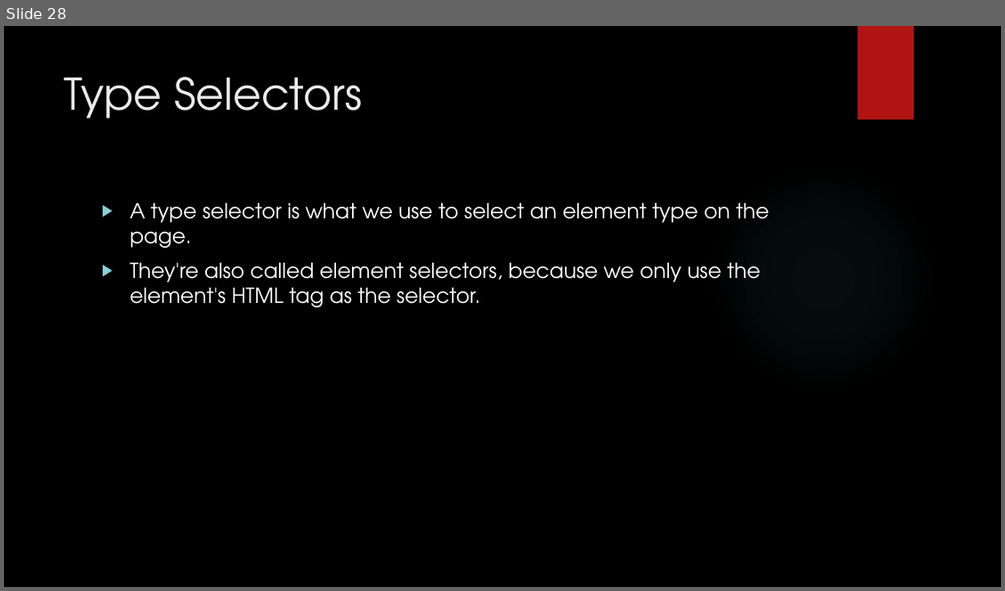
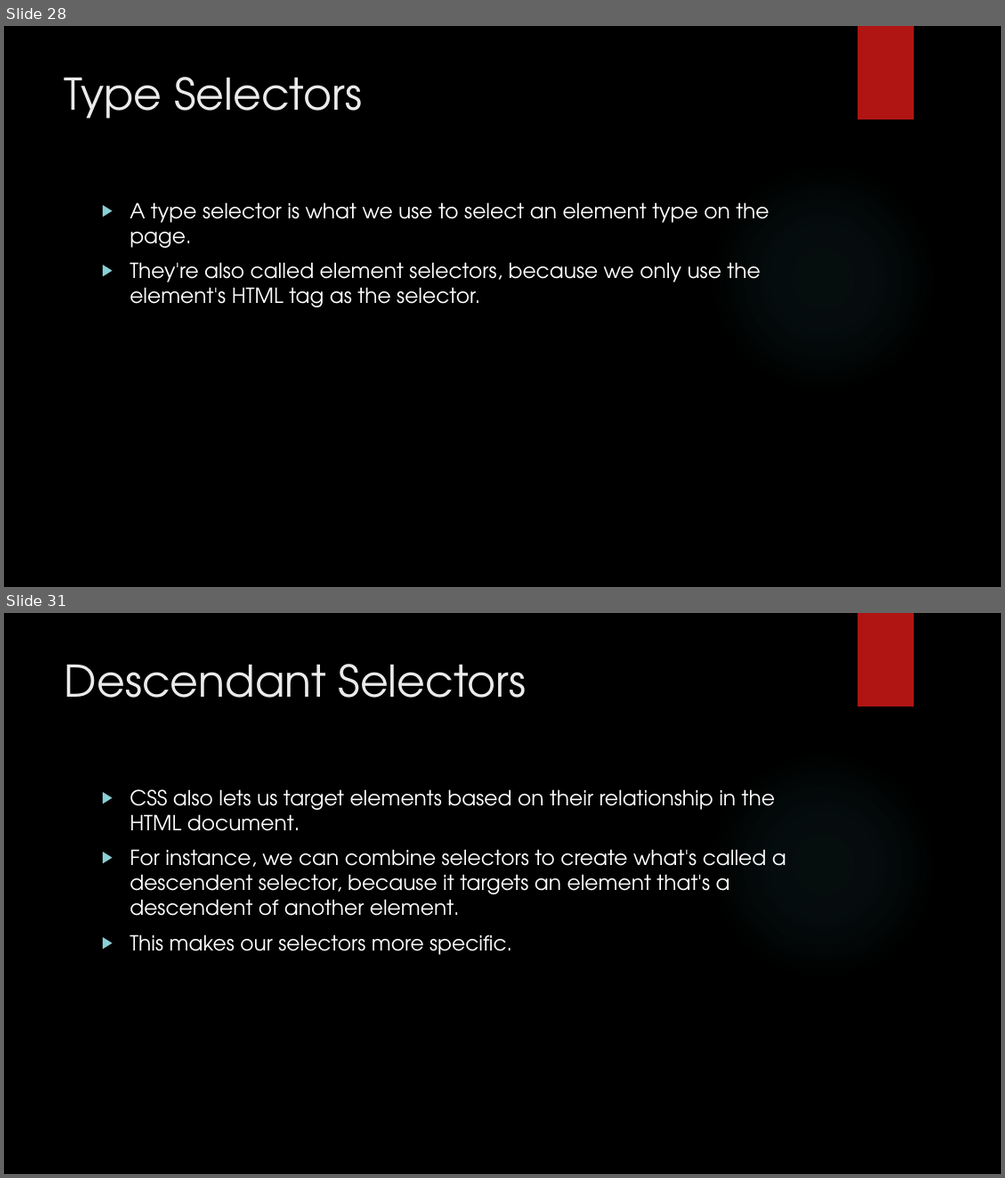
Before and after one commit to xhami558/CSS-Basics, a slide deck: css slides.pptx. Shown one above the other, each under a label of ours: slide 28 before the commit, slides 28 and 31 after it; the slides between them are not shown. The pictures are 1005x591 and 1005x1178 pixels, drawn with LibreOffice and Linux fonts; fonts in the diff are those of the drawing; background and template pictures are left out. Boxes give left, top, right and bottom in pixels: in the first picture for what was removed or moved away, otherwise in the second. Text is boxed around its words. In the diff, an @@ line names an element or a change of style, - is before the commit and + after.

```diff
--- a/css slides.pptx
+++ b/css slides.pptx
@@ slide 31 added at (4,613,1001,1174), background picture (left out); not listed: 2 template elements that a slide beside it also shows @@
@@ title added at (65,664,526,698), 42 pt, text #EBEBEB @@
+Descendant Selectors
@@ text added at (129,789,786,955), 20 pt, text #FFFFFF @@
+▶ CSS also lets us target elements based on their relationship in the HTML document.
+▶ For instance, we can combine selectors to create what's called a descendent selector, because it targets an element that's a descendent of another element.
+▶ This makes our selectors more specific.
```
Also in this commit, not shown: 2 other slides added, 2 other files.
